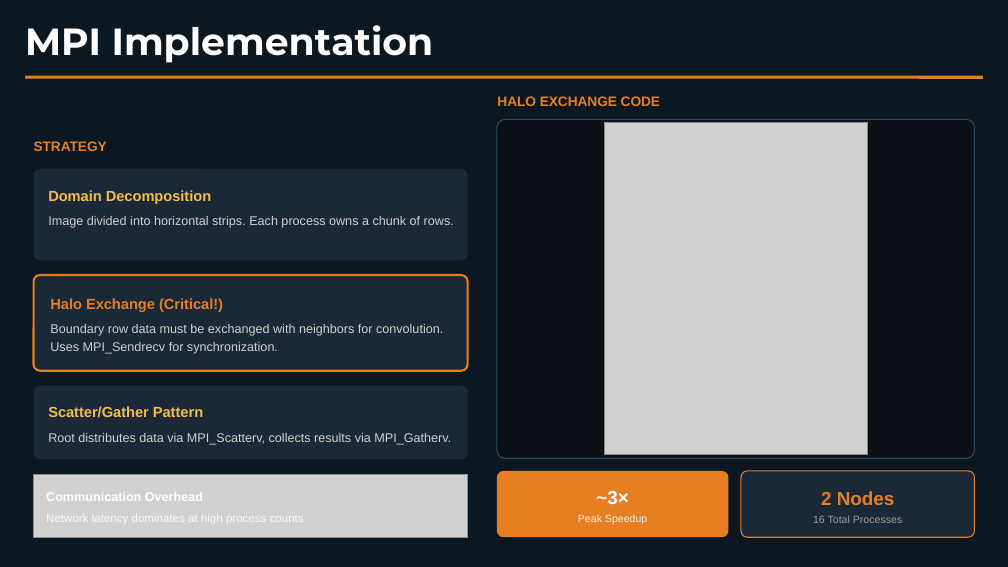
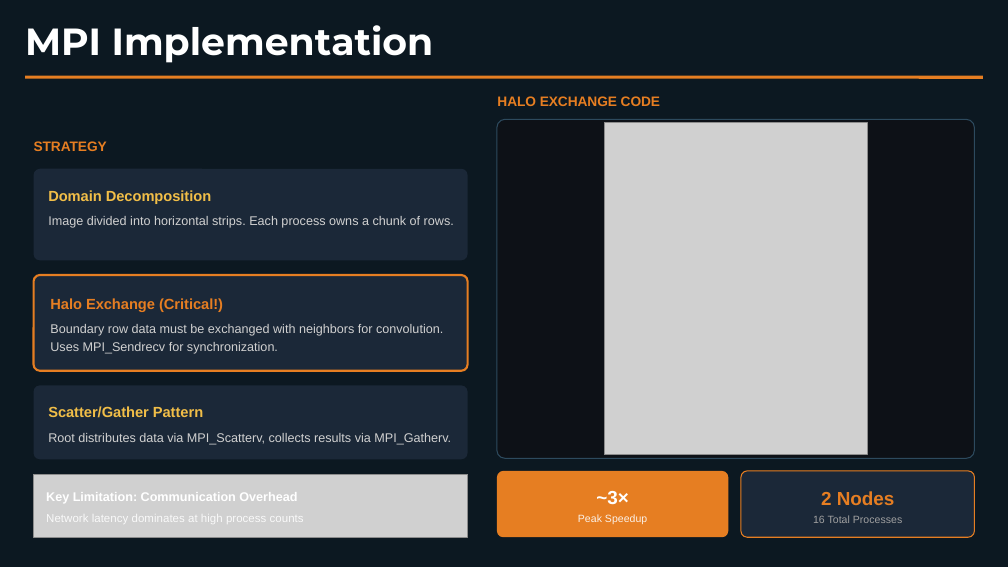
Before and after one commit to priedieux/HPC_Final_Proj, a slide deck: slide 4 of parallel_image_processing.pptx. Drawn at 1008x567 pixels with LibreOffice and Linux fonts; fonts in the diff are those of the drawing; grey boxes stand for pictures. Boxes give left, top, right and bottom in pixels: in the first picture for what was removed or moved away, otherwise in the second. Text is boxed around its words. In the diff, an @@ line names an element or a change of style, - is before the commit and + after.

```diff
--- a/parallel_image_processing.pptx
+++ b/parallel_image_processing.pptx
@@ text at box(46, 492, 297, 503): text changed @@
-Communication Overhead
+Key Limitation: Communication Overhead
```
Also in this commit, not shown: 3 other slides changed.
